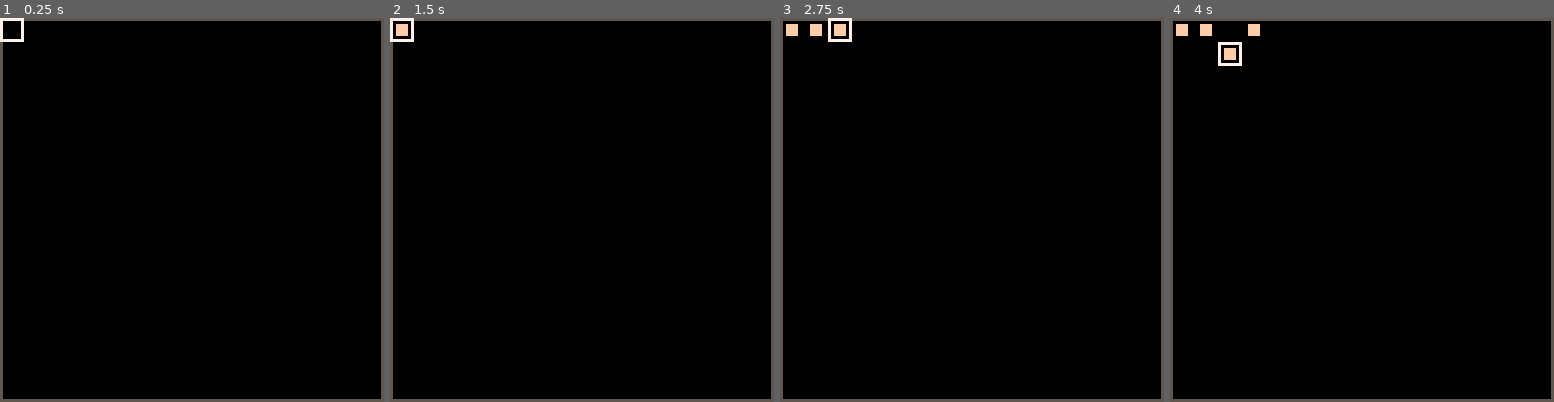
Above: before the commit, frames 1-4 (left to right).
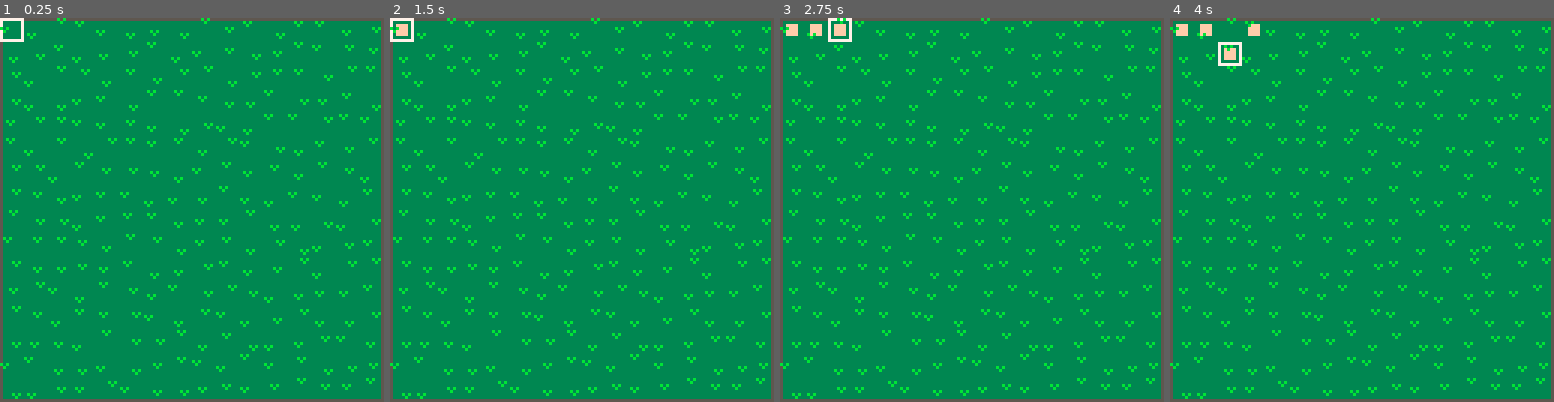
Above: after the commit, the same moments.

Repository: shen-sat/found
Game: PICO-8 cartridge game.p8
Same seed, same stepped clock (60 frames per second), same inputs: the game is played once before the commit and once after it.
Inputs:
- Up to frame 1 (0.25 s): no input
- Up to frame 2 (1.5 s): tap X (X key) at 0.33, 1.07 s; tap O (Z key) at 0.7 s
- Up to frame 3 (2.75 s): hold Right 1.6-2.1 s; tap O (Z key) at 1.7, 2.1, 2.5 s; tap X (X key) at 1.85 s; hold Up 2.15-2.42 s; hold Right from 2.47 s (still down)
- Up to frame 4 (4 s): tap O (Z key) at 2.9, 3.3, 3.7 s; tap X (X key) at 2.97 s; release Right at 3.03 s; hold Left 3.08-3.58 s; hold Down 3.63-3.97 s

The runs differ from the first frame. In frame 1, 97% of the frame differs, in the area x 0-100%, y 0-100%; in frame 2, 97%; in frame 3, 97%; in frame 4, 96%.

Commit message:
Add functionality to populate every 8x8 square with a randomly positioned seedling

Diff:
--- a/game.p8
+++ b/game.p8
@@ -5,6 +5,45 @@
   error_messages = {}
 
   built_pieces = {}
+
+  foobar = {}
+  start_x = 0
+  for var=1,16,1 do
+    local start_y = 0
+    for var=1,16,1 do
+        local points = {start_x,start_y}
+        add(foobar,points)
+        start_y += 8
+    end
+    start_x += 8
+  end
+  seedling = {
+    points = {},
+    populate_points = function(self)
+      for point in all(foobar) do
+        local start_x = point[1]
+        local start_y = point[2]
+
+        local x_min = 0 + start_x
+        local x_max = 5 + start_x
+        local y_min = 0 + start_y
+        local y_max = 6 + start_y
+
+        local x = rnd(x_max - x_min) + x_min
+        local y = rnd(y_max - y_min) + y_min
+
+        add(self.points,{x,y})
+        add(self.points,{x+1,y+1})
+        add(self.points,{x+2,y})
+      end
+    end,
+    draw = function(self)
+      if #self.points < 1 then self:populate_points() end
+      for point in all(self.points) do
+        pset(point[1],point[2],11)
+      end
+    end
+  }
 
   #include pointer.lua
   #include pieces.lua
@@ -22,10 +61,12 @@
 
 function _draw()
   cls()
+  -- print(foobar[256][1],0,0,7)
   if #error_messages > 0 then
     print_error_lines(error_messages)
     return
   end
+  rectfill(0,0,127,127,3)
   rect(0,0,127,127,5) --border
   build_bar:draw(menu_mode)
   top_text:draw()
@@ -33,6 +74,8 @@
    spr(p.sprite,p.x,p.y)
   end
   pointer:draw()
+  seedling:draw()
+
 end
 
 #include shared_functions.lua
Not shown, changed: TODO.txt
